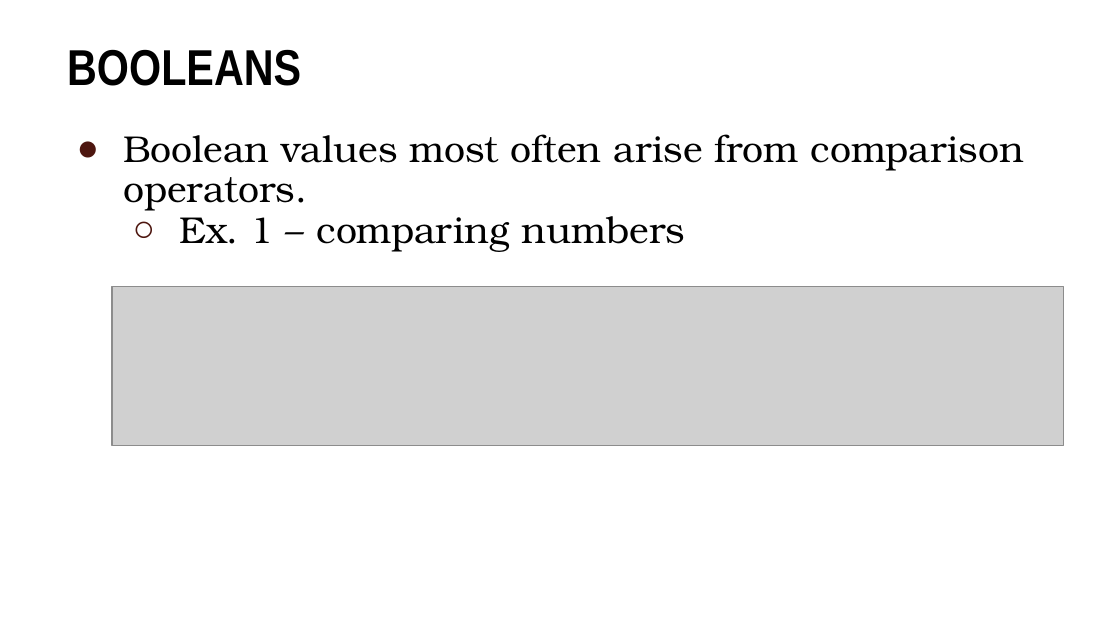
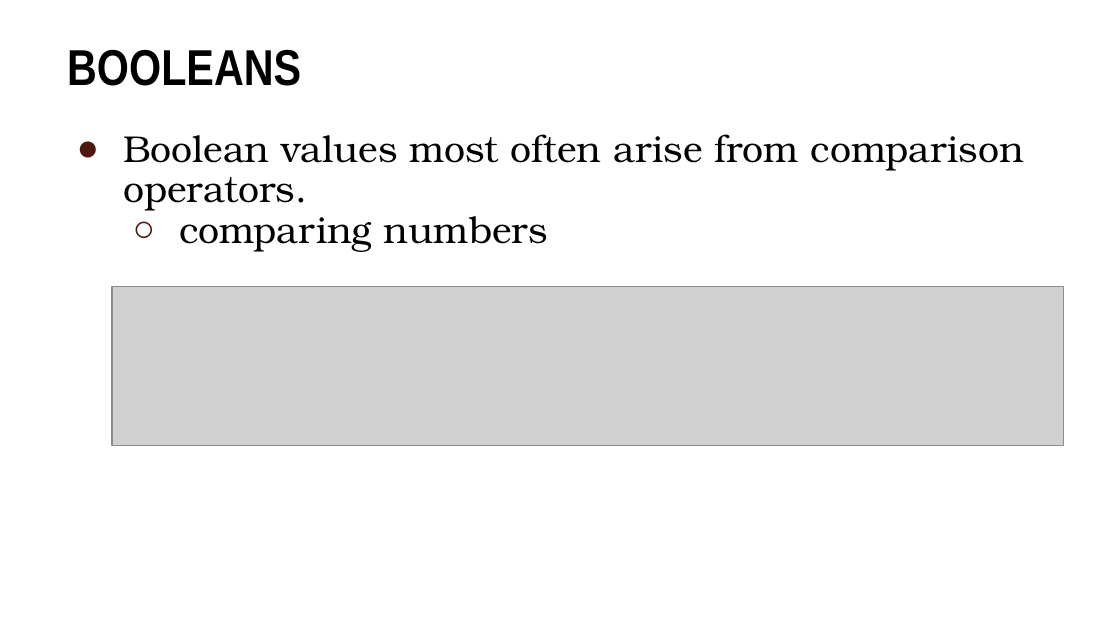
Before and after one commit to blprickett/current-Ling190D, a slide deck: slide 13 of module2/2-slides.pptx. Drawn at 1120x630 pixels with LibreOffice and Linux fonts; fonts in the diff are those of the drawing; grey boxes stand for pictures; background and template pictures are left out. Boxes give left, top, right and bottom in pixels: in the first picture for what was removed or moved away, otherwise in the second. Text is boxed around its words. In the diff, an @@ line names an element or a change of style, - is before the commit and + after.

```diff
--- a/module2/2-slides.pptx
+++ b/module2/2-slides.pptx
@@ text at [179, 216, 548, 252]: text changed @@
-  ○ Ex. 1 – comparing numbers
+  ○ comparing numbers
```
Also in this commit, not shown: 9 other slides changed.
